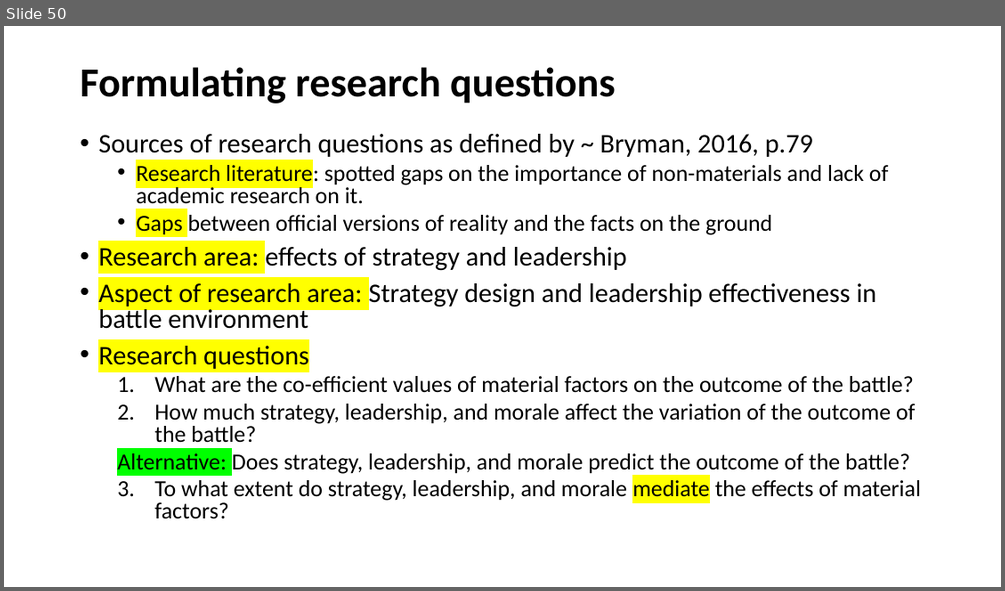
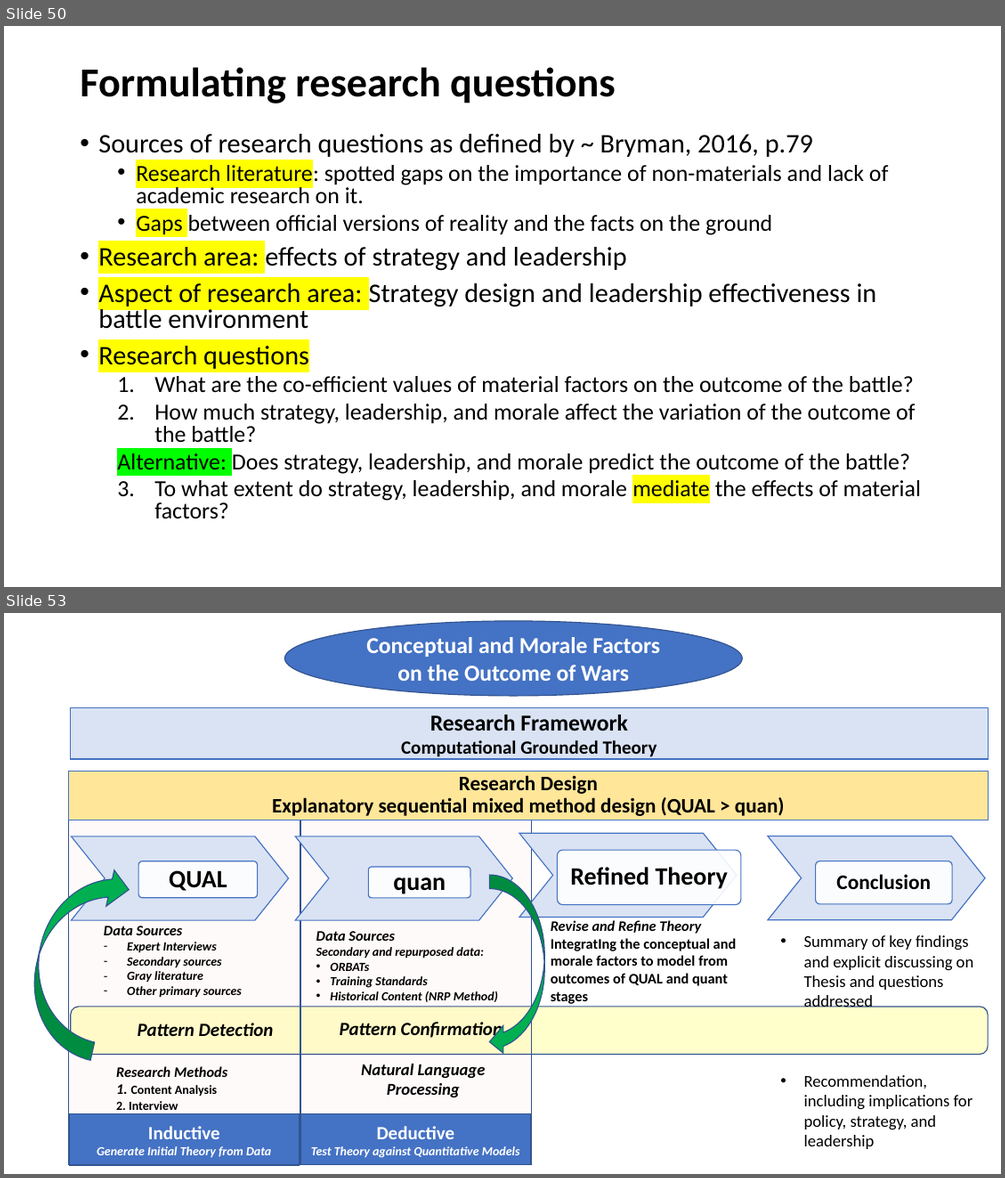
Before and after one commit to GurkanGitHub/PhD, a slide deck: PhD Discussion.pptx. Shown one above the other, each under a label of ours: slide 50 before the commit, slides 50 and 53 after it; the slides between them are not shown. The pictures are 1005x591 and 1005x1178 pixels, drawn with LibreOffice and Linux fonts; fonts in the diff are those of the drawing. Boxes give left, top, right and bottom in pixels: in the first picture for what was removed or moved away, otherwise in the second. Text is boxed around its words. In the diff, an @@ line names an element or a change of style, - is before the commit and + after.

```diff
--- a/PhD Discussion.pptx
+++ b/PhD Discussion.pptx
@@ slide 53 added at (x1=4, y1=613, x2=1001, y2=1174), background #FFFFFF @@
@@ ellipse added at (x1=284, y1=621, x2=742, y2=696), fill #4472C4, outline #325491 1 pt, 22 pt, text #FFFFFF, bold @@
+Conceptual and Morale Factors on the Outcome of Wars
@@ rectangle added at (x1=71, y1=708, x2=988, y2=760), fill #DAE3F3, outline #4472C4 1 pt, 18 pt, text #000000, bold @@
+Research Framework
+Computational Grounded Theory
@@ rectangle added at (x1=69, y1=771, x2=300, y2=1165), fill #FF0000 at 2% opacity, outline #325491 1 pt @@
@@ title added at (x1=69, y1=771, x2=988, y2=820), fill #FFE699, outline #4472C4 0.75 pt, 19.8 pt, text #000000, bold @@
+Research Design
+Explanatory sequential mixed method design (QUAL > quan)
@@ rectangle added at (x1=301, y1=773, x2=532, y2=1165), fill #FF0000 at 2% opacity, outline #325491 1 pt @@
@@ curved right arrow added at (x1=19, y1=855, x2=133, y2=1060), fill #00B050, outline #325491 1 pt @@
@@ curved right arrow added at (x1=489, y1=875, x2=544, y2=1055), fill #00B050, outline #325491 1 pt @@
@@ group added at (x1=72, y1=833, x2=985, y2=920): 4 chevrons, 4 rounded rectangles, 4 texts @@
+QUAL
+quan
+Refined Theory
+Conclusion
@@ text added at (x1=104, y1=925, x2=242, y2=997), 12 pt, text #000000, bold, italic @@
+Data Sources
+– Expert Interviews
+– Secondary sources
+– Gray literature
+– Other primary sources
@@ text added at (x1=316, y1=931, x2=498, y2=1002), 12 pt, text #000000, bold, italic @@
+Data Sources
+Secondary and repurposed data:
+• ORBATs
+• Training Standards
+• Historical Content (NRP Method)
@@ text added at (x1=550, y1=920, x2=736, y2=1004), 14 pt, text #000000, bold @@
+Revise and Refine Theory IntegratIng the conceptual and morale factors to model from outcomes of QUAL and quant stages
@@ text added at (x1=804, y1=935, x2=974, y2=1149), 16 pt, text #000000 @@
+• Summary of key findings and explicit discussing on Thesis and questions addressed
+• Recommendation, including implications for policy, strategy, and leadership
@@ rounded rectangle added at (x1=71, y1=1006, x2=988, y2=1054), fill #FFFF00 at 20% opacity, outline #325491 1 pt @@
@@ text added at (x1=116, y1=1022, x2=274, y2=1110), 12 pt, text #000000, bold, italic @@
+Pattern Detection
+Research Methods
+1. Content Analysis
+2. Interview
@@ text added at (x1=340, y1=1022, x2=502, y2=1097), 16 pt, text #000000, bold, italic @@
+Pattern Confirmation
+Natural Language Processing
@@ rectangle added at (x1=70, y1=1114, x2=299, y2=1166), fill #4472C4, outline #325491 1 pt, 12 pt, text #FFFFFF, bold, italic @@
+Inductive
+Generate Initial Theory from Data
@@ rectangle added at (x1=301, y1=1113, x2=531, y2=1165), fill #4472C4, outline #325491 1 pt, 12 pt, text #FFFFFF, bold, italic @@
+Deductive
+Test Theory against Quantitative Models
```
Also in this commit, not shown: 2 other slides added, 15 other files.
